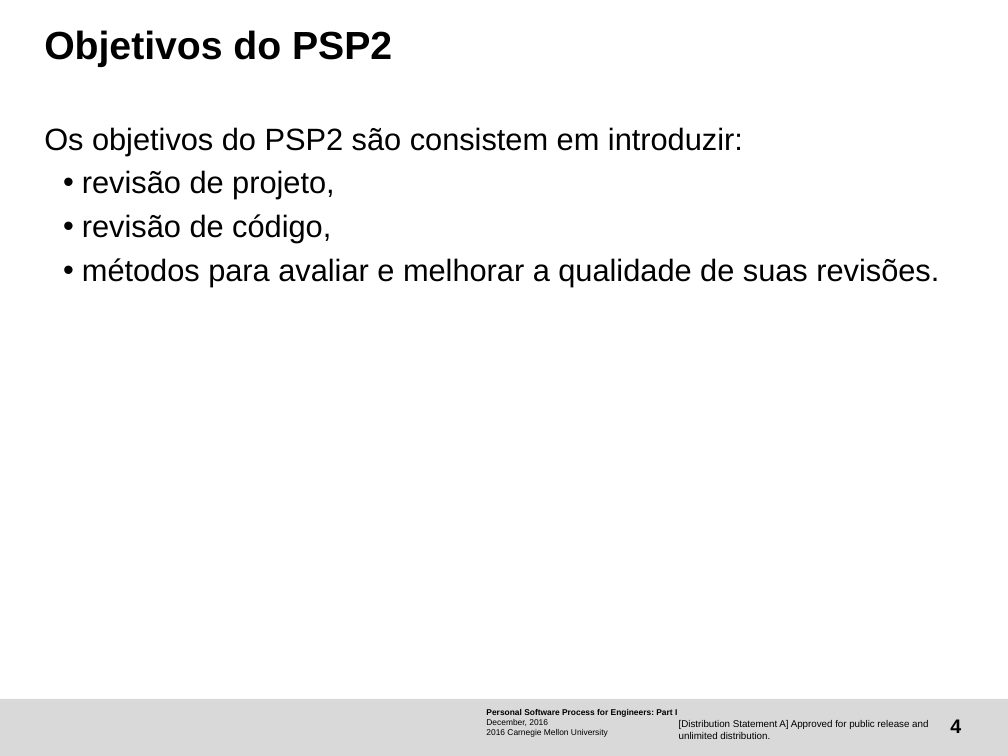
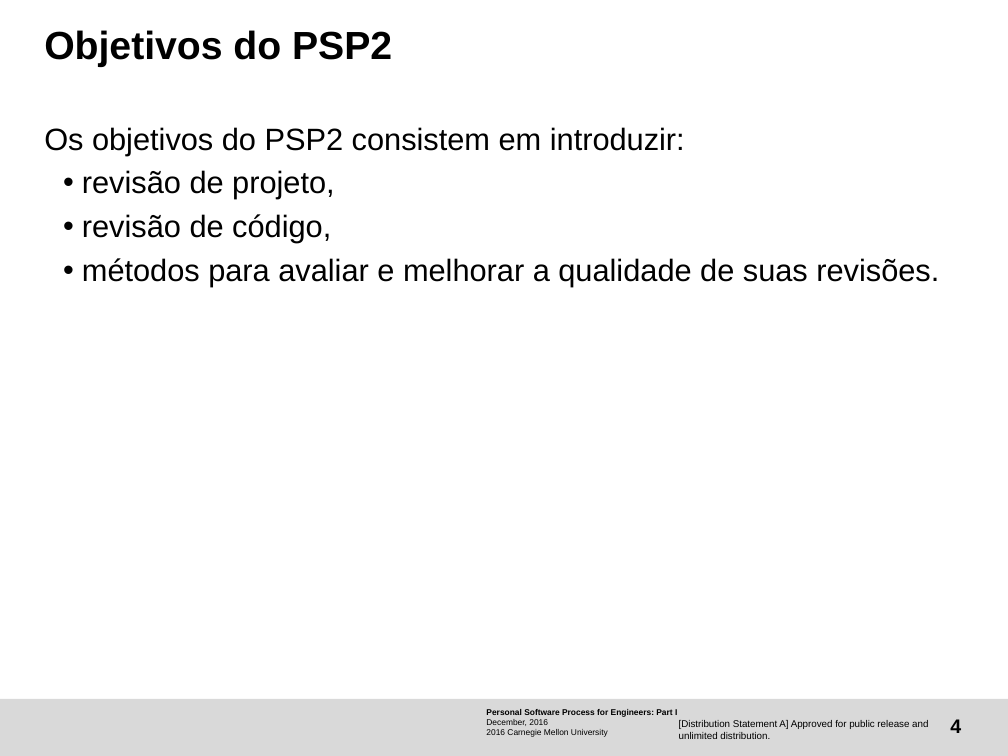
Before and after one commit to magsilva/psp-training, a slide deck: slide 4 of Activity-PSP2/Using PSP2.odp. Drawn at 1008x756 pixels with LibreOffice and Linux fonts; fonts in the diff are those of the drawing; background and template pictures are left out. Boxes give left, top, right and bottom in pixels: in the first picture for what was removed or moved away, otherwise in the second. Text is boxed around its words. In the diff, an @@ line names an element or a change of style, - is before the commit and + after.

Commit message:
Remove some extra words.

```diff
--- a/Activity-PSP2/Using PSP2.odp
+++ b/Activity-PSP2/Using PSP2.odp
@@ text at (x1=44, y1=127, x2=685, y2=155): text changed @@
-Os objetivos do PSP2 são consistem em introduzir:
+Os objetivos do PSP2 consistem em introduzir:
```
